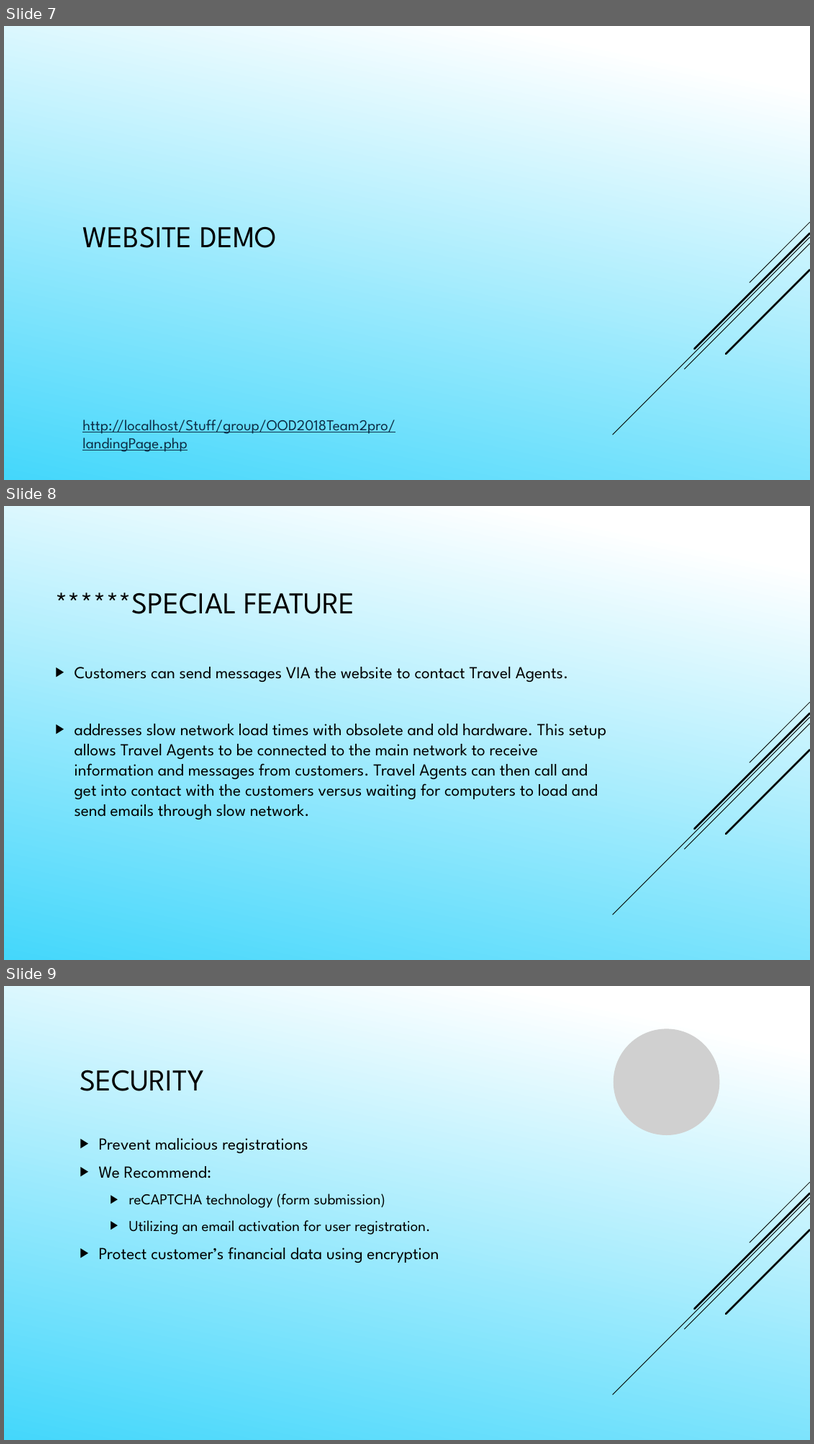
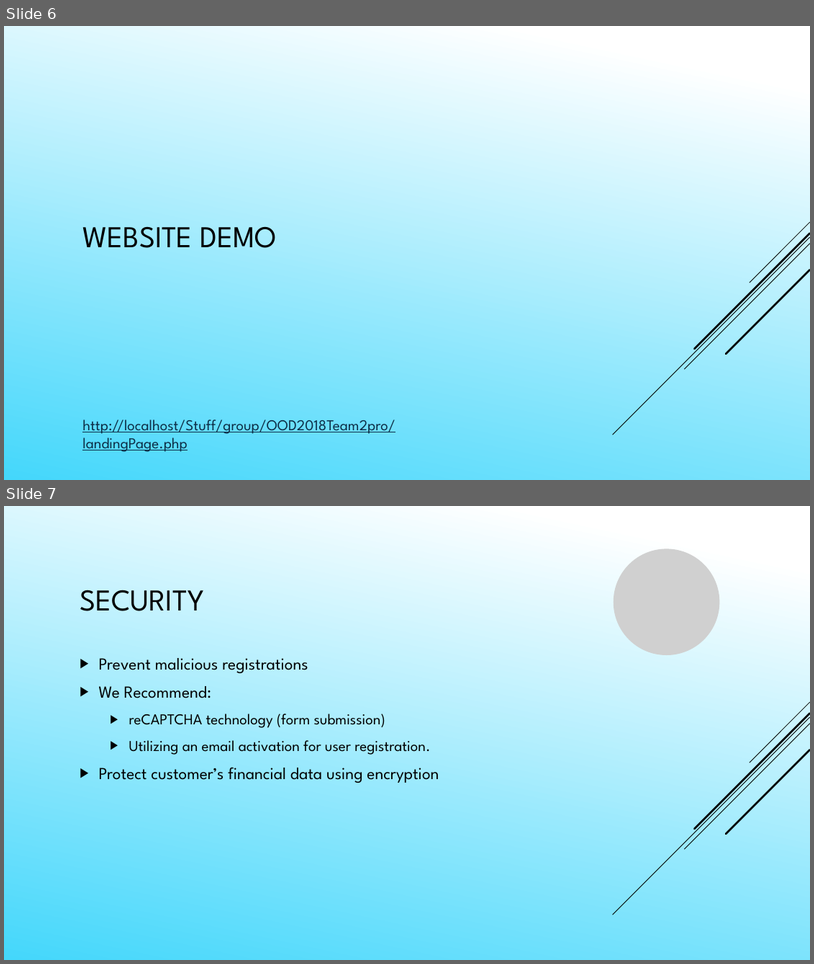
Before and after one commit to Daefikio/OOD2018Team2pro, a slide deck: Presentation Powerpoint.pptx. Shown one above the other, each under a label of ours: slides 7, 8 and 9 before the commit, slides 6 and 7 after it. The pictures are 814x1444 and 814x964 pixels, drawn with LibreOffice and Linux fonts; fonts in the diff are those of the drawing; grey boxes stand for pictures. Boxes give left, top, right and bottom in pixels: in the first picture for what was removed or moved away, otherwise in the second. Text is boxed around its words. In the diff, an @@ line names an element or a change of style, - is before the commit and + after.

```diff
--- a/Presentation Powerpoint.pptx
+++ b/Presentation Powerpoint.pptx
@@ slide 8 removed at <box>4,506,810,960</box>, background gradient #FFFFFF to #45D7FB; not listed: 5 template elements that a slide beside it also shows @@
@@ title removed at <box>55,592,355,614</box> @@
-******SPECIAL FEATURE
@@ text removed at <box>75,667,607,819</box> @@
-▶ Customers can send messages VIA the website to contact Travel Agents.
-▶ addresses slow network load times with obsolete and old hardware. This setup allows Travel Agents to be connected to the main network to receive information and messages from customers. Travel Agents can then call and get into contact with the customers versus waiting for computers to load and send emails through slow network.
@@ what was slide 7 is now slide 6 @@
@@ what was slide 9 is now slide 7 @@
```
Also in this commit, not shown: 3 slides changed, 2 other slides removed.
